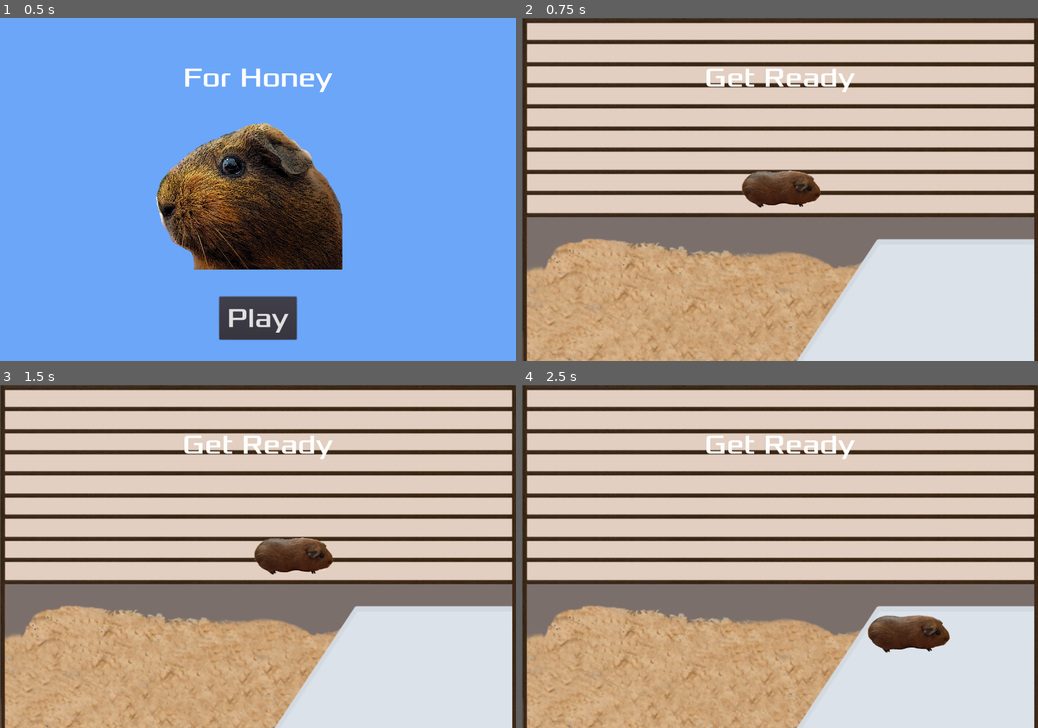
Above: before the commit, frames 1-4 (two rows, left to right).
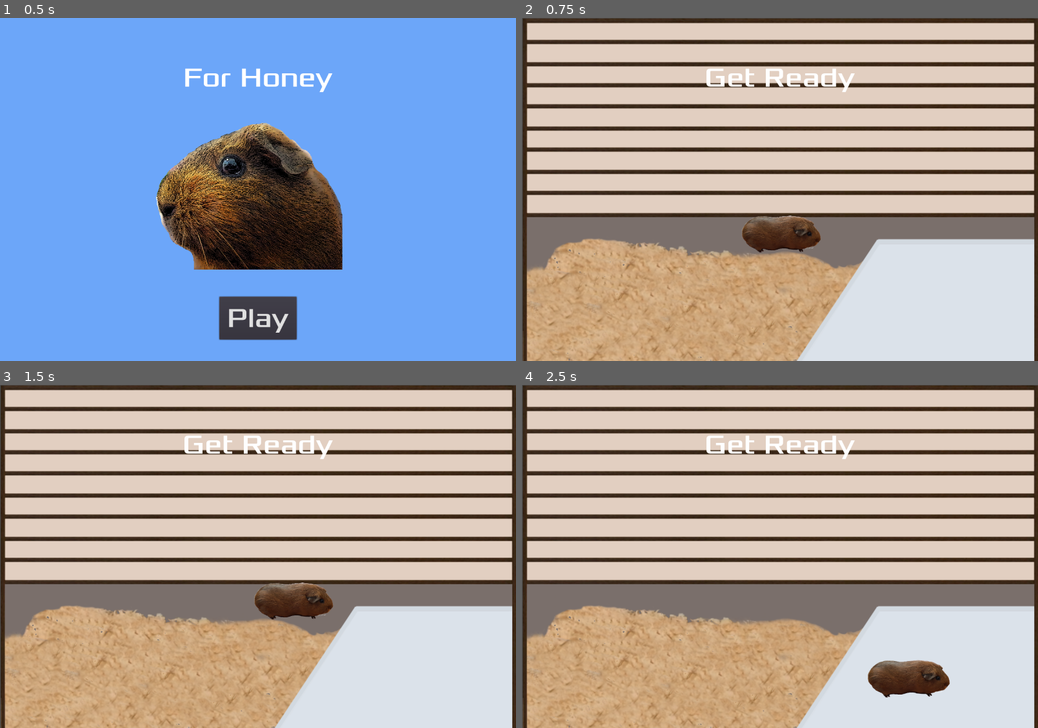
Above: after the commit, the same moments.

Repository: bristol-pride-game-jam/Honey
Game: Godot game, scene res://Main.tscn
Same seed, same stepped clock (60 frames per second), same inputs: the game is played once before the commit and once after it.
Inputs:
- Up to frame 1 (0.5 s): no input
- Up to frame 2 (0.75 s): click "Play" at 0.5 s
- Up to frame 3 (1.5 s): tap Enter at 1.25 s; hold Right (ui_right) from 1.28 s (still down)
- Up to frame 4 (2.5 s): release Right (ui_right) at 2.03 s; hold Down (ui_down) from 2.03 s (still down)

Frame 1 is identical in both runs. In frame 2, 2.4% of the frame differs, in the area x 42-58%, y 44-69%; in frame 3, 2.4%; in frame 4, 2.7%, in the area x 67-83%, y 66-92%.

Commit message:
Limited play area

Diff:
--- a/Player.gd
+++ b/Player.gd
@@ -6,6 +6,11 @@
 
 # "export" makes this valuable available in the inspector, so we can play about with it quickly
 export var speed = 400  # How fast the player will move (pixels/sec).
+
+# To stop sprite going over edges
+export var sprite_size = Vector2(94, 45)
+export var min_height = 450
+
 var screen_size  # Size of the game window.
 
 # Called when the node enters the scene tree
@@ -37,8 +42,8 @@
 	# clamp stops the player going out of the bounds of the screen
 	# syntax is clamp(value, min, max)
 	position += velocity * delta
-	position.x = clamp(position.x, 0, screen_size.x)
-	position.y = clamp(position.y, 0, screen_size.y)
+	position.x = clamp(position.x, (0 + sprite_size.x), (screen_size.x - sprite_size.x))
+	position.y = clamp(position.y, (0 + min_height + sprite_size.y), (screen_size.y - sprite_size.y))
 
 	# Flips the sprite based on which direction it is going
 	if velocity.x != 0:
--- a/Player.tscn
+++ b/Player.tscn
@@ -17,6 +17,7 @@
 
 [node name="Player" type="Area2D"]
 script = ExtResource( 1 )
+min_height = 460
 
 [node name="AnimatedSprite" type="AnimatedSprite" parent="."]
 scale = Vector2( 0.5, 0.5 )
